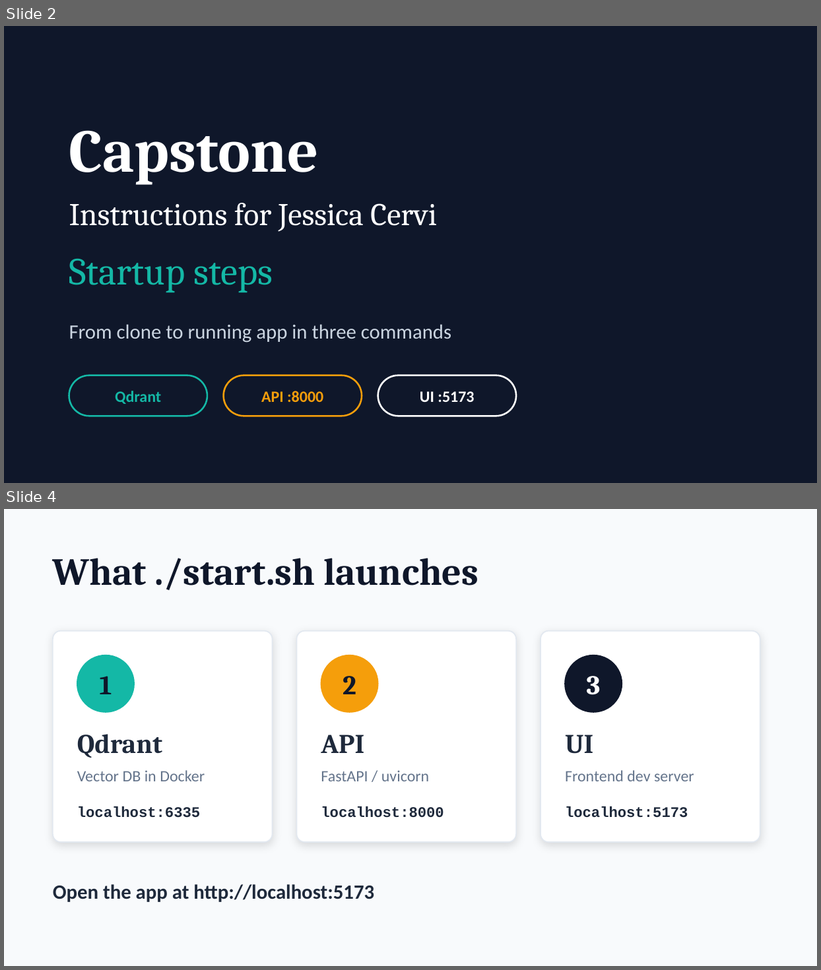
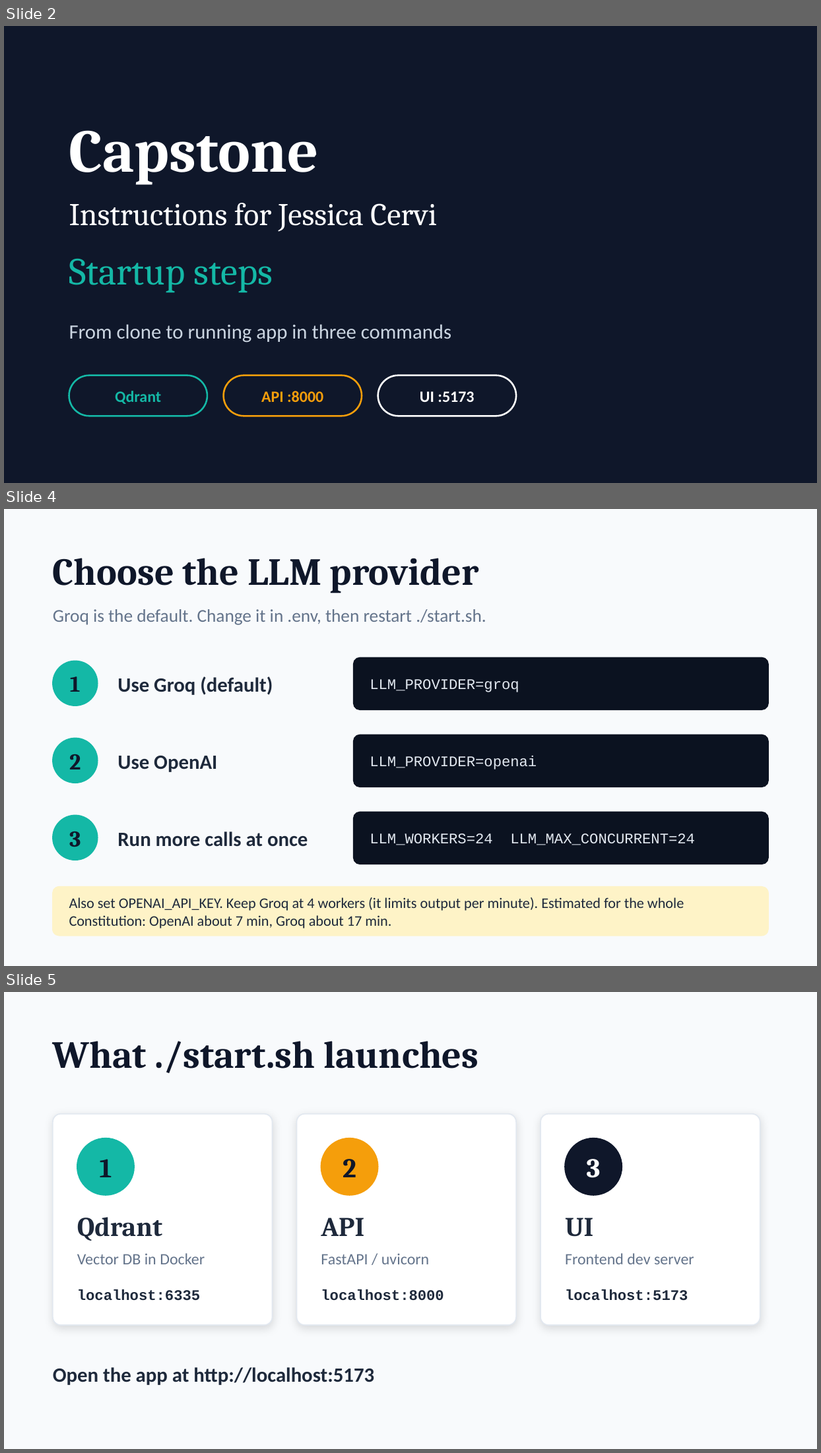
Before and after one commit to albertpinto/MLAI-UCB-Capstone, a slide deck: Capstone_Startup_Steps.pptx. Shown one above the other, each under a label of ours: slides 2 and 4 before the commit, slides 2, 4 and 5 after it; the slides between them are not shown. The pictures are 821x970 and 821x1453 pixels, drawn with LibreOffice and Linux fonts; fonts in the diff are those of the drawing. Boxes give left, top, right and bottom in pixels: in the first picture for what was removed or moved away, otherwise in the second. Text is boxed around its words. In the diff, an @@ line names an element or a change of style, - is before the commit and + after.

Commit message:
Startup steps: add OpenAI as an LLM provider option

```diff
--- a/Capstone_Startup_Steps.pptx
+++ b/Capstone_Startup_Steps.pptx
@@ slide 4 added at [4, 509, 817, 966], background #F8FAFC @@
@@ text added at [53, 558, 479, 593], 34 pt, text #0F172A, bold @@
+Choose the LLM provider
@@ text added at [53, 609, 486, 625], 16 pt, text #64748B @@
+Groq is the default. Change it in .env, then restart ./start.sh.
@@ ellipse added at [53, 661, 98, 706], fill #14B8A6, outline #14B8A6 1 pt @@
@@ rounded rectangle added at [354, 657, 768, 710], fill #0B1220, outline #0B1220 1 pt @@
@@ text added at [70, 677, 81, 692], 20 pt, text #0F172A, bold @@
+1
@@ text added at [118, 677, 273, 695], 18 pt, text #1E293B, bold @@
+Use Groq (default)
@@ text added at [370, 679, 519, 692], 13 pt, text #E2E8F0 @@
+LLM_PROVIDER=groq
@@ ellipse added at [53, 738, 98, 783], fill #14B8A6, outline #14B8A6 1 pt @@
@@ rounded rectangle added at [354, 735, 768, 787], fill #0B1220, outline #0B1220 1 pt @@
@@ text added at [69, 755, 81, 770], 20 pt, text #0F172A, bold @@
+2
@@ text added at [118, 756, 217, 772], 18 pt, text #1E293B, bold @@
+Use OpenAI
@@ text added at [370, 756, 537, 770], 13 pt, text #E2E8F0 @@
+LLM_PROVIDER=openai
@@ ellipse added at [53, 815, 98, 860], fill #14B8A6, outline #14B8A6 1 pt @@
@@ rounded rectangle added at [354, 813, 768, 864], fill #0B1220, outline #0B1220 1 pt @@
@@ text added at [69, 832, 81, 847], 20 pt, text #0F172A, bold @@
+3
@@ text added at [118, 832, 308, 847], 18 pt, text #1E293B, bold @@
+Run more calls at once
@@ text added at [370, 834, 695, 846], 13 pt, text #E2E8F0 @@
+LLM_WORKERS=24 LLM_MAX_CONCURRENT=24
@@ rounded rectangle added at [53, 887, 768, 936], fill #FEF3C7, outline #FEF3C7 1 pt @@
@@ text added at [69, 898, 684, 929], 13 pt, text #1E293B @@
+Also set OPENAI_API_KEY. Keep Groq at 4 workers (it limits output per minute). Estimated for the whole Constitution: OpenAI about 7 min, Groq about 17 min.
@@ what was slide 4 is now slide 5 @@
```
Also in this commit, not shown: 2 slides changed, 1 other file.
